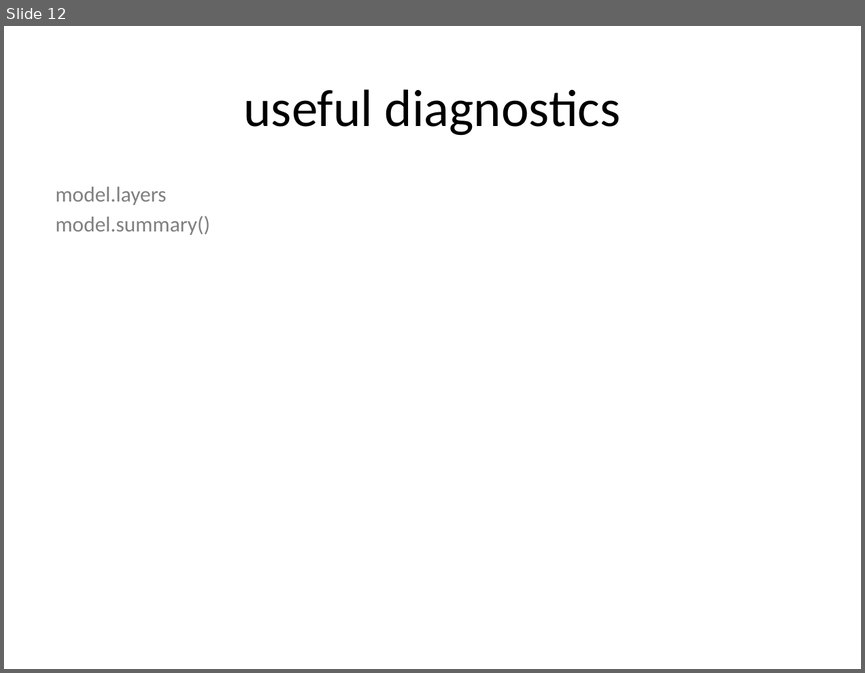
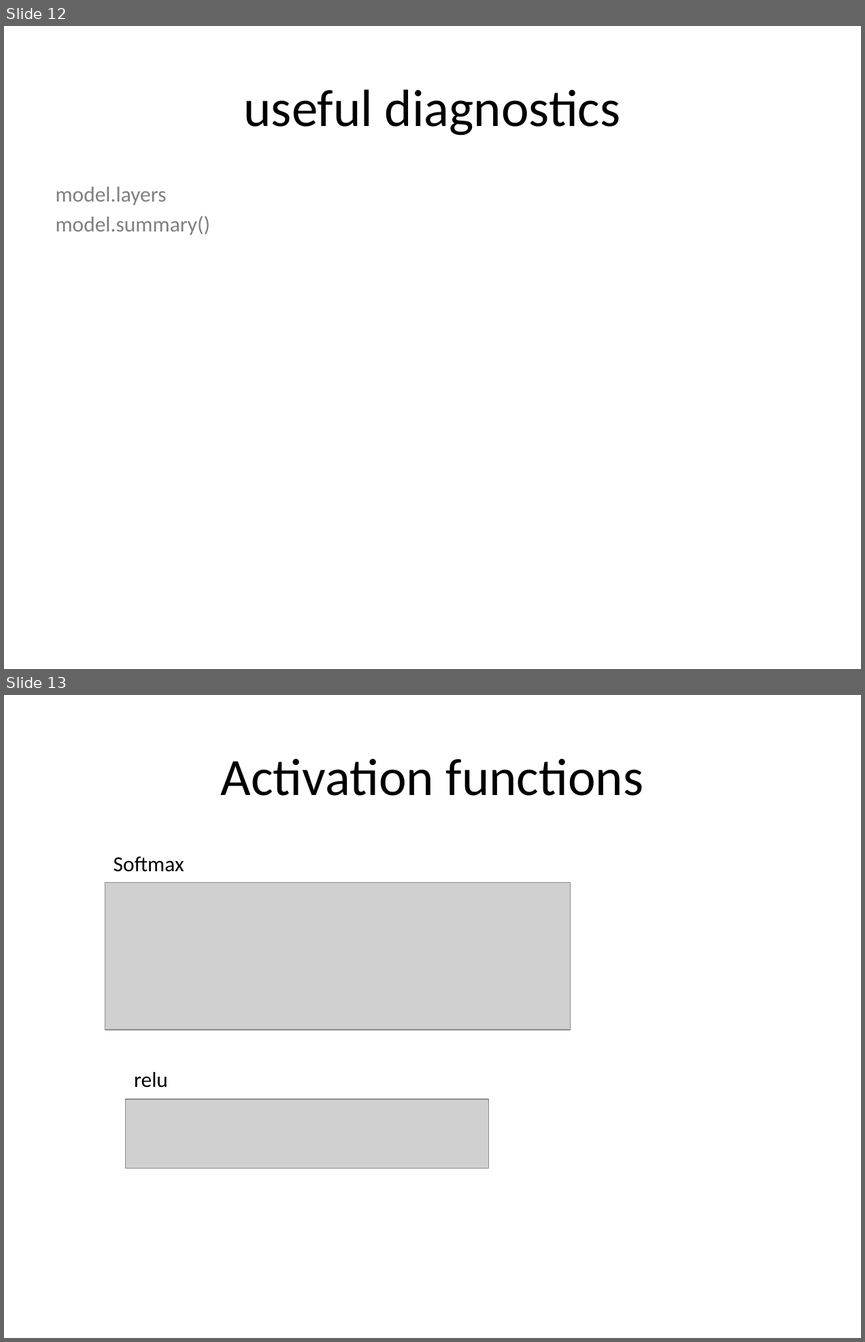
Before and after one commit to pyastropd/2018-03-27, a slide deck: pyastropd.pptx. Shown one above the other, each under a label of ours: slide 12 before the commit, slides 12 and 13 after it. The pictures are 865x673 and 865x1342 pixels, drawn with LibreOffice and Linux fonts; fonts in the diff are those of the drawing; grey boxes stand for pictures. Boxes give left, top, right and bottom in pixels: in the first picture for what was removed or moved away, otherwise in the second. Text is boxed around its words. In the diff, an @@ line names an element or a change of style, - is before the commit and + after.

```diff
--- a/pyastropd.pptx
+++ b/pyastropd.pptx
@@ slide 13 added at box(4, 695, 861, 1338), background #FFFFFF @@
@@ title added at box(221, 758, 644, 796), 44 pt, text #000000 @@
+Activation functions
@@ text added at box(113, 856, 184, 872), 18 pt, text #000000 @@
+Softmax
@@ picture added at box(105, 882, 570, 1029) @@
@@ text added at box(134, 1072, 168, 1087), 18 pt, text #000000 @@
+relu
@@ picture added at box(126, 1098, 489, 1168) @@
```
Also in this commit, not shown: 2 slides changed, 1 other slide added.
